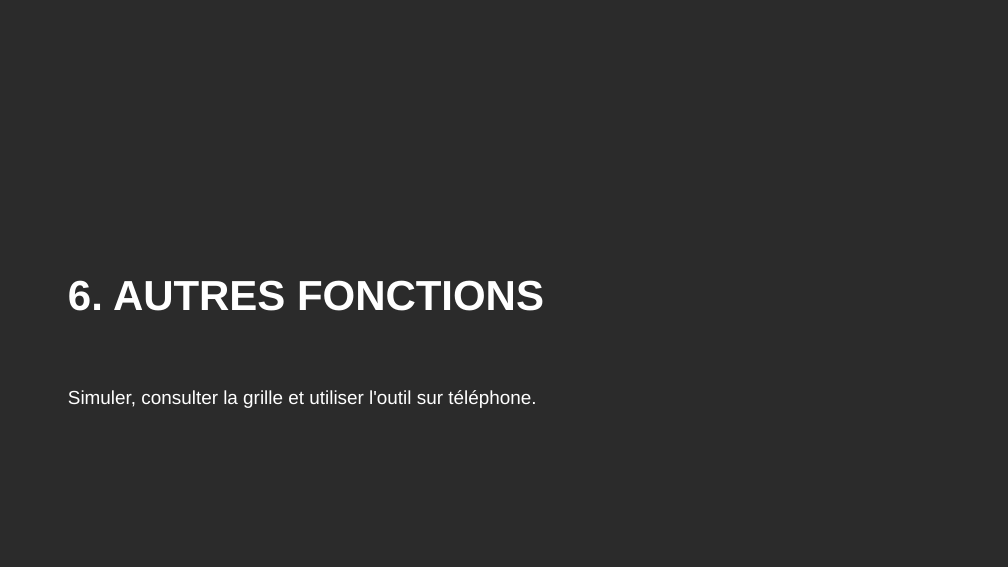
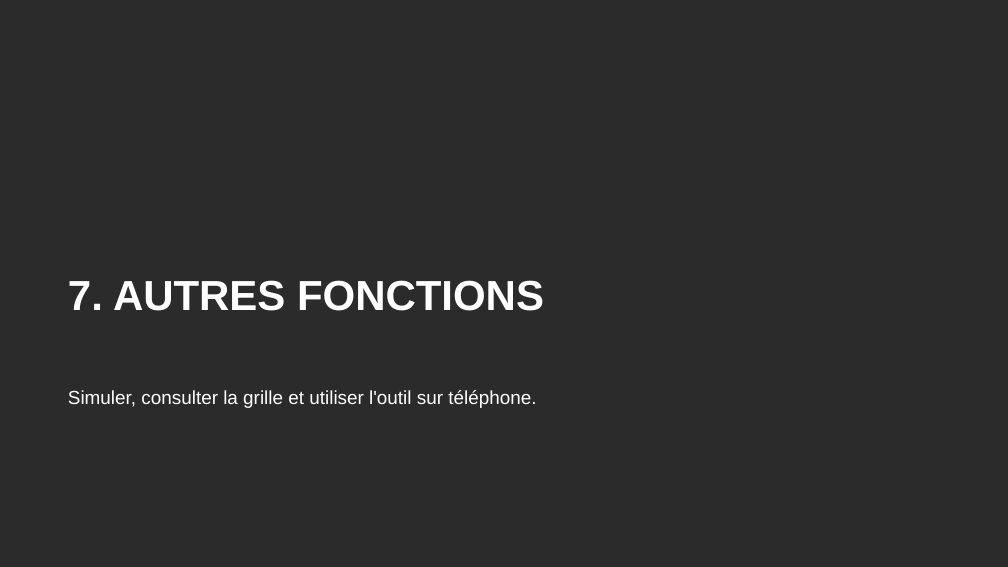
Before and after one commit to tariqeddoumi/Entreprise-scoring-cl, a slide deck: slide 46 of docs/guides/Guide_utilisateur_outil_notation.pptx (slide 38 before the commit). Drawn at 1008x567 pixels with LibreOffice and Linux fonts; fonts in the diff are those of the drawing; background and template pictures are left out; a plain dark background stands for a picture behind light text. Boxes give left, top, right and bottom in pixels: in the first picture for what was removed or moved away, otherwise in the second. Text is boxed around its words. In the diff, an @@ line names an element or a change of style, - is before the commit and + after.

```diff
--- a/docs/guides/Guide_utilisateur_outil_notation.pptx
+++ b/docs/guides/Guide_utilisateur_outil_notation.pptx
@@ title at box(68, 280, 544, 311): text changed @@
-6. AUTRES FONCTIONS
+7. AUTRES FONCTIONS
```
Also in this commit, not shown: 2 other slides changed, 8 slides added, 2 other files.
